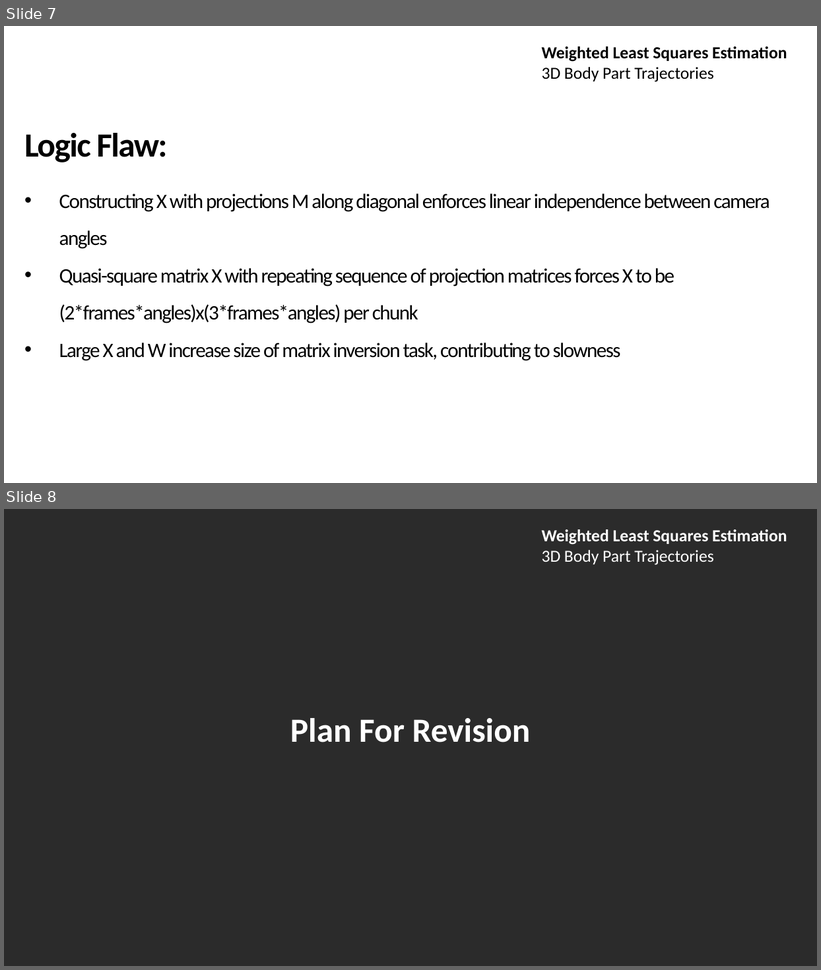
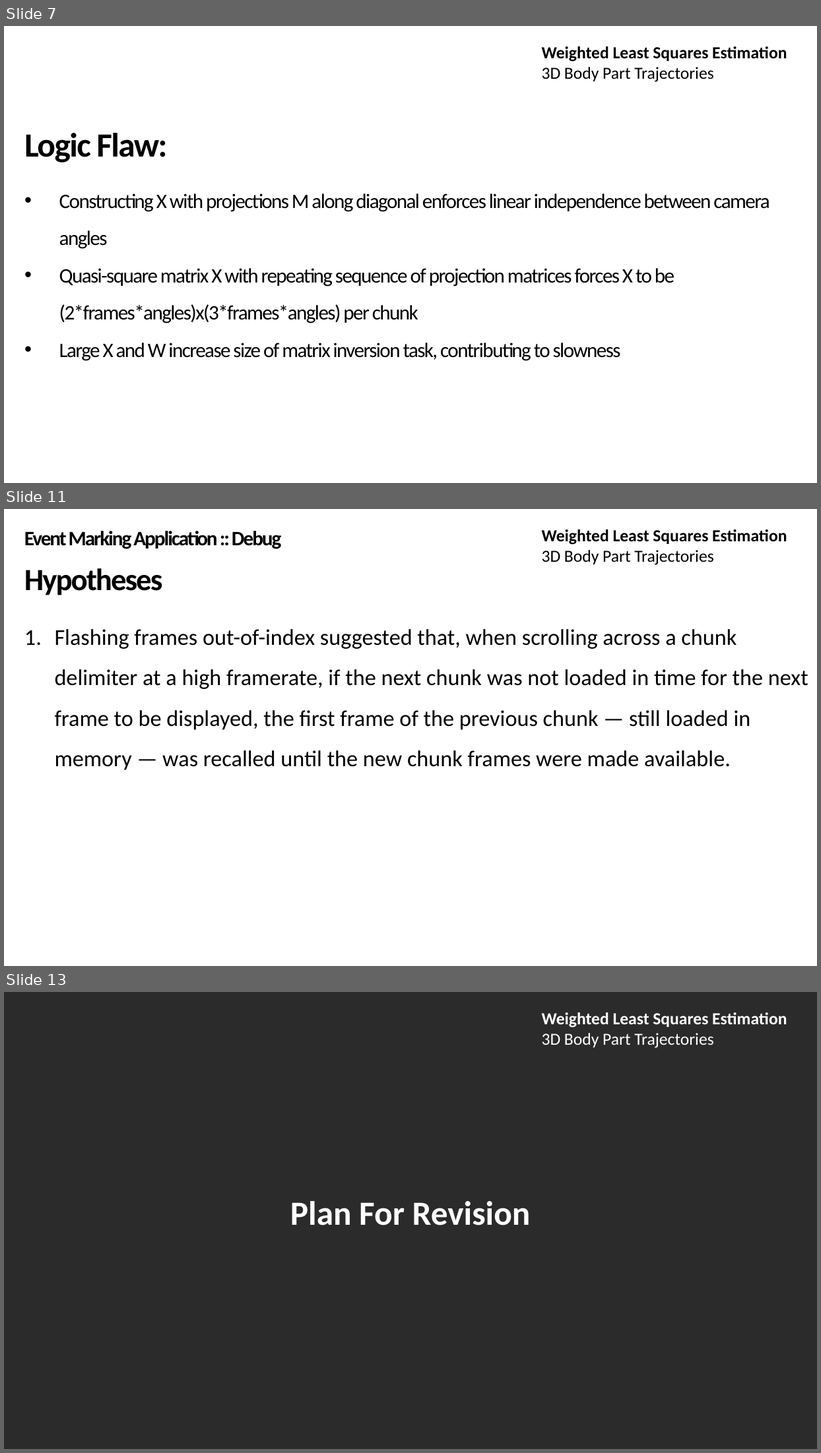
Before and after one commit to neekonsu/POSE_EVENT_MARK, a slide deck: wls_gated_dlc_triangulation/Weighted_Least_Squares.pptx. Shown one above the other, each under a label of ours: slides 7 and 8 before the commit, slides 7, 11 and 13 after it; the slides between them are not shown. The pictures are 821x970 and 821x1453 pixels, drawn with LibreOffice and Linux fonts; fonts in the diff are those of the drawing; background and template pictures are left out; a plain dark background stands for a picture behind light text. Boxes give left, top, right and bottom in pixels: in the first picture for what was removed or moved away, otherwise in the second. Text is boxed around its words. In the diff, an @@ line names an element or a change of style, - is before the commit and + after.

Commit message:
Updated slides to represent file structure, todo generate figures for nsx and marks file previews, finish annotating 20200723, finish fixing trajectories, retrain DLC model, generate dataset by 20th

```diff
--- a/wls_gated_dlc_triangulation/Weighted_Least_Squares.pptx
+++ b/wls_gated_dlc_triangulation/Weighted_Least_Squares.pptx
@@ slide 11 added at (4,509,817,966), background picture (left out) @@
@@ text added at (24,531,281,549), 40 pt, text #000000, bold @@
+Event Marking Application :: Debug
@@ title added at (542,529,787,565), 33 pt, text #000000, bold @@
+Weighted Least Squares Estimation
+3D Body Part Trajectories
@@ text added at (24,568,809,770), 44 pt, text #000000 @@
+Hypotheses
+1. Flashing frames out-of-index suggested that, when scrolling across a chunk delimiter at a high framerate, if the next chunk was not loaded in time for the next frame to be displayed, the first frame of the previous chunk — still loaded in memory — was recalled until the new chunk frames were made available.
@@ what was slide 8 is now slide 13 @@
```
Also in this commit, not shown: 2 slides changed, 4 other slides added, 1 other file.
